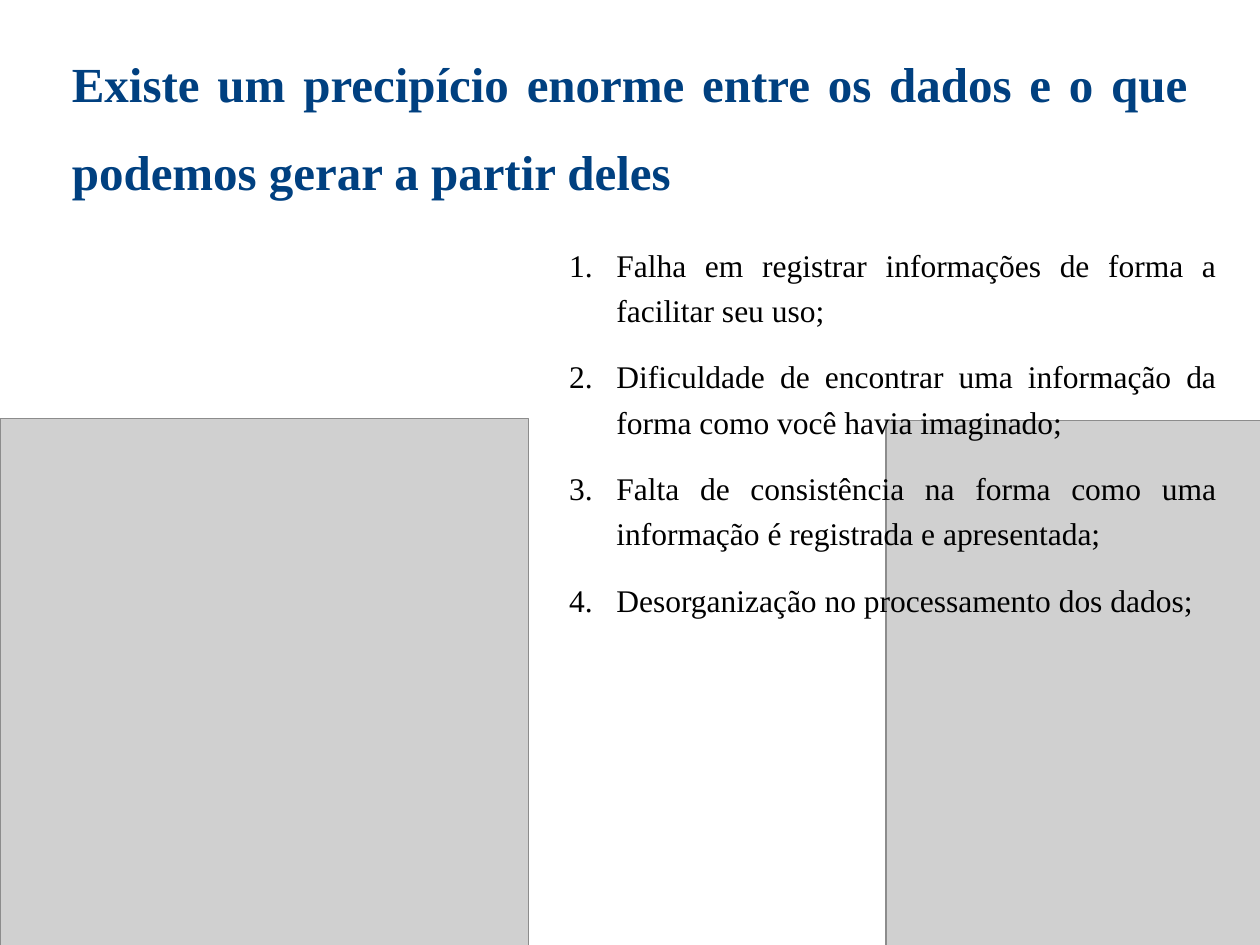
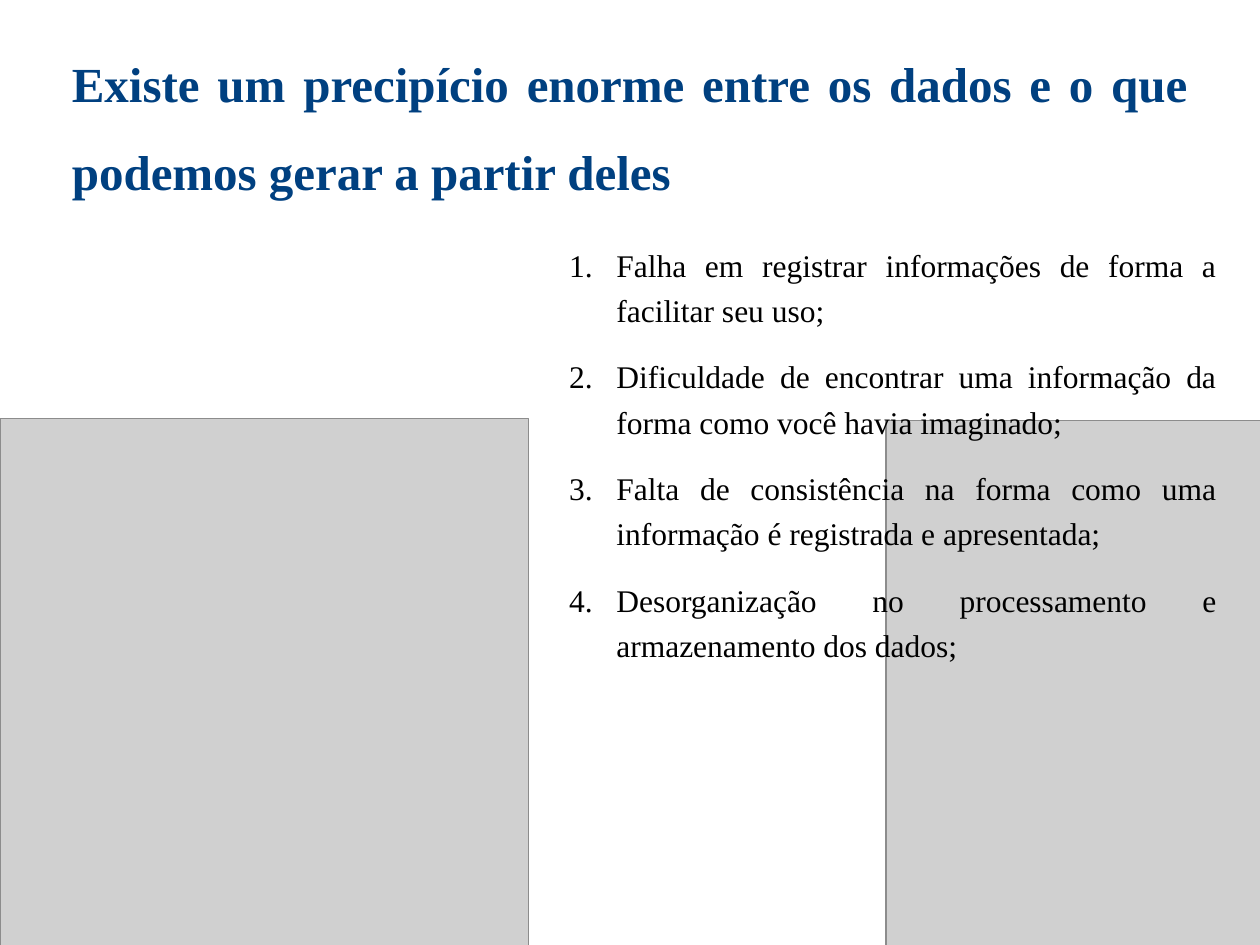
Before and after one commit to nacmarino/compartilhaR, a slide deck: slide 10 of 02 - intro/02 - a vida dos dados.pptx. Drawn at 1260x945 pixels with LibreOffice and Linux fonts; fonts in the diff are those of the drawing; grey boxes stand for pictures. Boxes give left, top, right and bottom in pixels: in the first picture for what was removed or moved away, otherwise in the second. Text is boxed around its words. In the diff, an @@ line names an element or a change of style, - is before the commit and + after.

```diff
--- a/02 - intro/02 - a vida dos dados.pptx
+++ b/02 - intro/02 - a vida dos dados.pptx
@@ text at box(616, 587, 1147, 663): text changed @@
-4. Desorganização no processamento dos dados;
+4. Desorganização no processamento e armazenamento dos dados;
```
Also in this commit, not shown: 9 other slides changed, 7 slides added, 8 slides removed, 15 other files.
